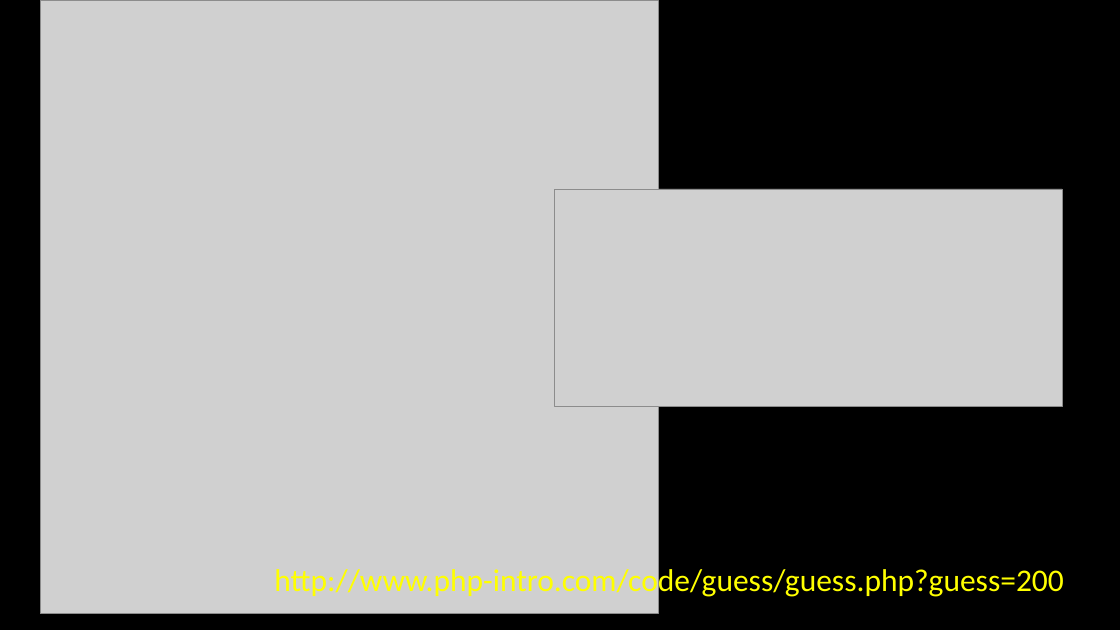
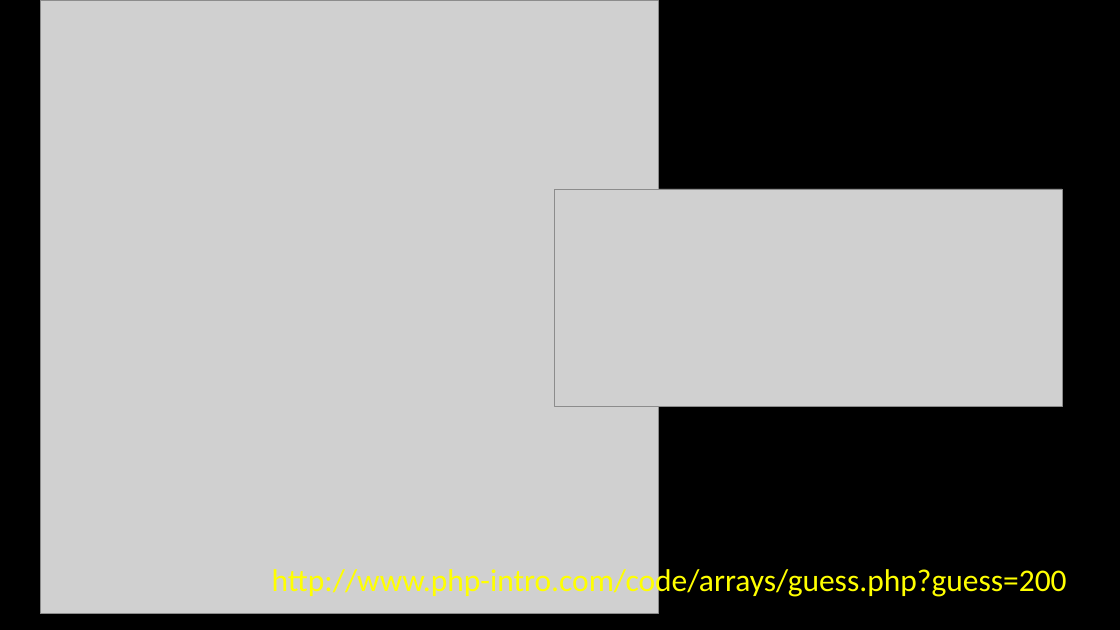
Before and after one commit to csev/wa4e, a slide deck: slide 26 of lectures/PHP-05-Arrays.ppt. Drawn at 1120x630 pixels with LibreOffice and Linux fonts; fonts in the diff are those of the drawing; grey boxes stand for pictures. Boxes give left, top, right and bottom in pixels: in the first picture for what was removed or moved away, otherwise in the second. Text is boxed around its words. In the diff, an @@ line names an element or a change of style, - is before the commit and + after.

```diff
--- a/lectures/PHP-05-Arrays.ppt
+++ b/lectures/PHP-05-Arrays.ppt
@@ text at (x1=272, y1=564, x2=1067, y2=598): text changed @@
-http://www.php-intro.com/code/guess/guess.php?guess=200
+http://www.php-intro.com/code/arrays/guess.php?guess=200
```
Also in this commit, not shown: 2 other slides changed, 3 other files.
